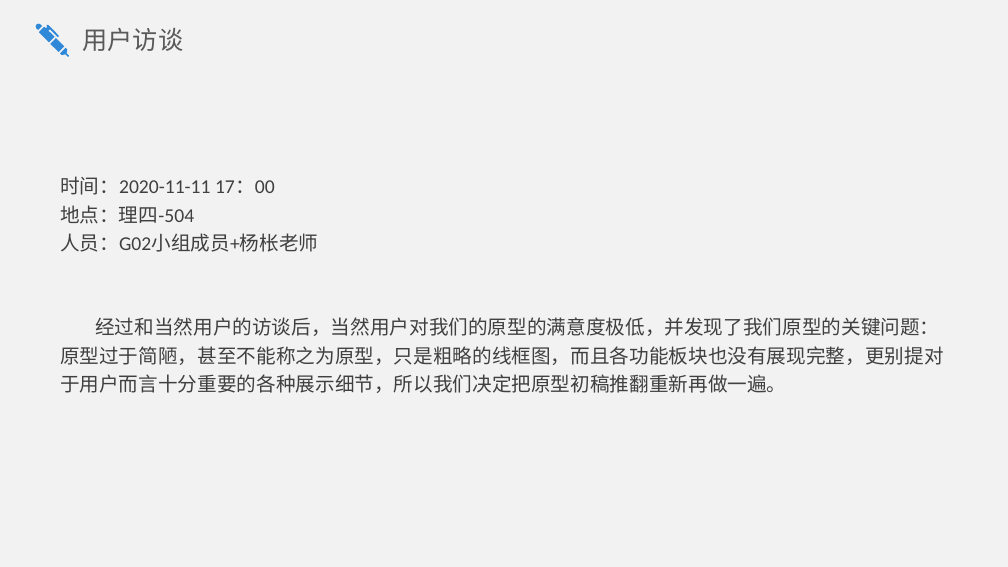
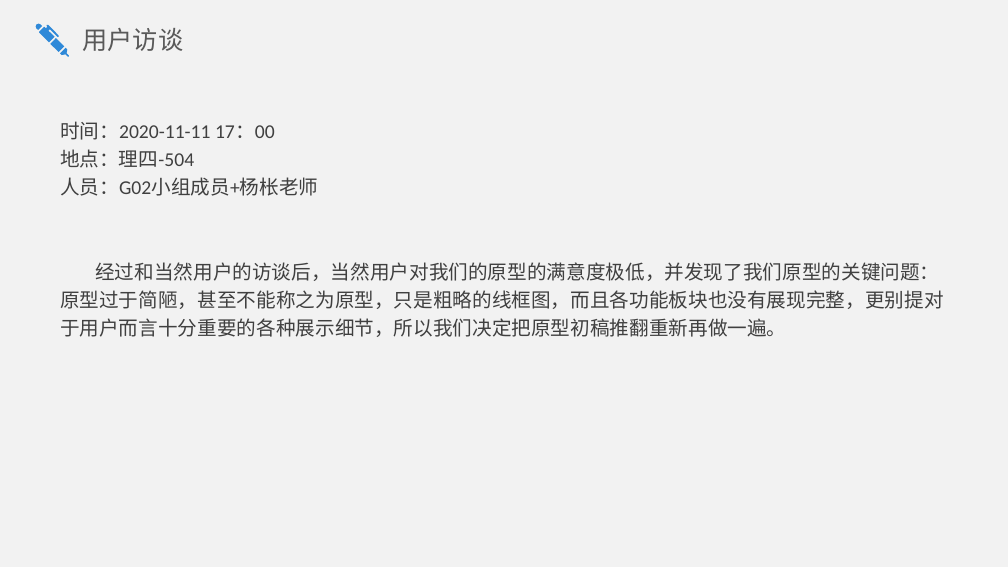
Before and after one commit to SE2020-G02/OurSudoku, a slide deck: slide 17 of SE2020-G02-需求规格说明/SRS v0.0.4.pptx (slide 16 before the commit). Drawn at 1008x567 pixels with LibreOffice and Linux fonts; fonts in the diff are those of the drawing. Boxes give left, top, right and bottom in pixels: in the first picture for what was removed or moved away, otherwise in the second. Text is boxed around its words. In the diff, an @@ line names an element or a change of style, - is before the commit and + after.

Commit message:
原型更新

```diff
--- a/SE2020-G02-需求规格说明/SRS v0.0.4.pptx
+++ b/SE2020-G02-需求规格说明/SRS v0.0.4.pptx
@@ text "时间：2020-11-11 17：00": place and size @@
-text "时间：2020-11-11 17：00" at box(60, 176, 944, 393)
+text "时间：2020-11-11 17：00" at box(60, 121, 944, 337)
```
Also in this commit, not shown: 2 other slides changed, 2 slides added, 6 other files.
